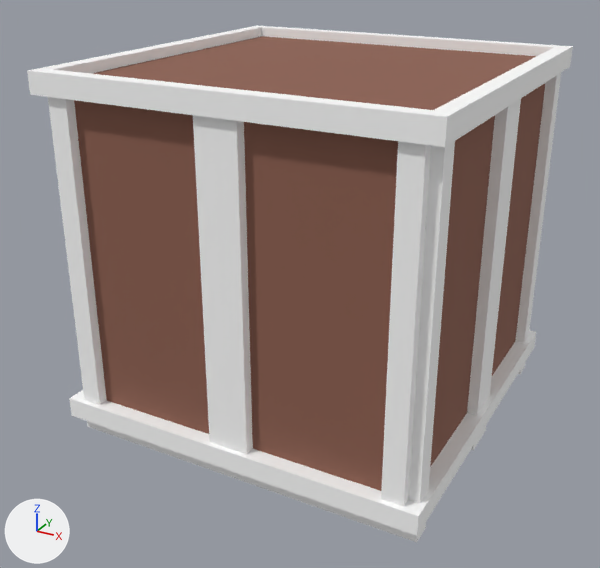
Two versions of the glTF model assets/meshes/crate_medium.glb, one commit apart.
Both versions are drawn from a camera (50 mm lens) standing at (2.25, -4.37, 2.98) and looking at (-0.07, -0.16, 0.87). Arrows for +X, +Y and +Z are at lower left; the lights stay in place. The picture after the commit comes second. Objects named as collision shapes, trigger or cutter boxes, shadow casters or lower levels of detail are left out. Vertices at exactly the same position are counted once.

The first picture shows 'CrateMedium-occ'.
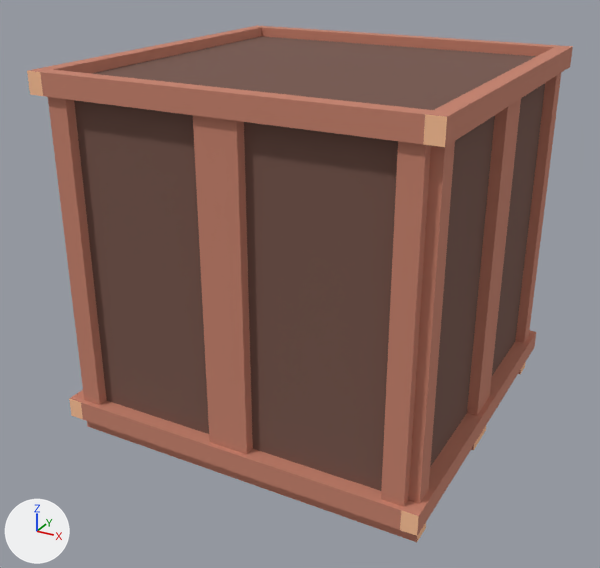
What differs and where, as boxes [x1, y1, x2, y2] in the pictures (600 x 568 px):
```json
{"part": 1, "of": "me_cube_002", "change": "recoloured", "before": [28, 25, 573, 542], "after": [28, 25, 573, 542], "on screen": "white to orange"}
{"part": 2, "of": "me_cube_002", "change": "recoloured", "before": [74, 36, 545, 491], "after": [74, 36, 545, 491]}
{"part": 3, "of": "me_cube_002", "change": "recoloured", "before": [27, 71, 526, 542], "after": [27, 71, 526, 542]}
```

Edits to the scene script, one JSON object a line:
```json
{"op": "add", "block": "mat_pine_end", "code": ["mat_pine_end = principled_material('pine_end')", "mat_pine_end.base_color = (1.0, 0.545, 0.314)  # beige #ffc398", "mat_pine_end.roughness = 1.0"]}
{"op": "add", "block": "mat_pine_wood_dark", "code": ["mat_pine_wood_dark = principled_material('pine_wood_dark')", "mat_pine_wood_dark.base_color = (0.18, 0.0907, 0.07)  # brown #76554b", "mat_pine_wood_dark.roughness = 1.0"]}
{"op": "add", "block": "mat_pine_wood_light", "code": ["mat_pine_wood_light = principled_material('pine_wood_light')", "mat_pine_wood_light.base_color = (0.57, 0.223, 0.152)  # orange #c7826d", "mat_pine_wood_light.roughness = 1.0"]}
{"block": "me_cube_002", "where": "me_cube_002.from_pydata(...)  # 156 vertices, 200 faces; spans x -1.16..1.16, y -1.16..1.16, z 0.0..2.25"}
{"block": "me_cube_002", "where": "# used by ob_cratemedium_occ; location = (0.0, 0.0, 0.0)"}
{"block": "me_cube_002", "change": "me_cube_002 part 1: all 160 faces that had it switch from mat_wood_dark (white #ffffff) to mat_pine_wood_light (orange #c7826d)"}
{"block": "me_cube_002", "change": "me_cube_002 part 2: all 12 faces that had it switch from mat_wood_light (brown #8d6050) to mat_pine_wood_dark (brown #76554b)"}
{"block": "me_cube_002", "change": "me_cube_002 part 3: all 28 faces that had it switch from mat_wood_light_end (white #ffffff) to mat_pine_end (beige #ffc398)"}
```
